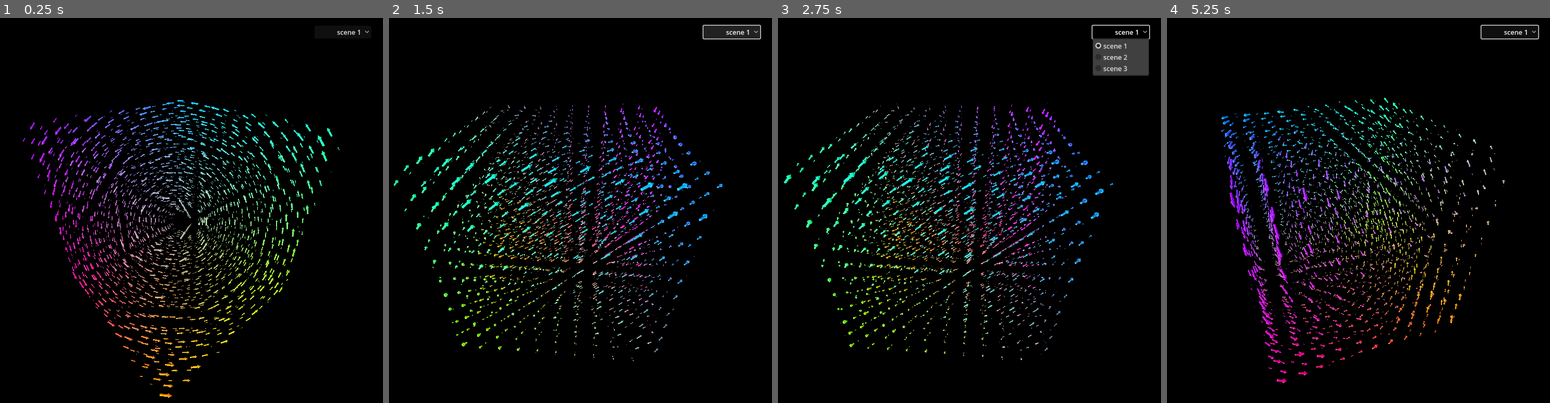
Above: before the commit, frames 1-4 (left to right).
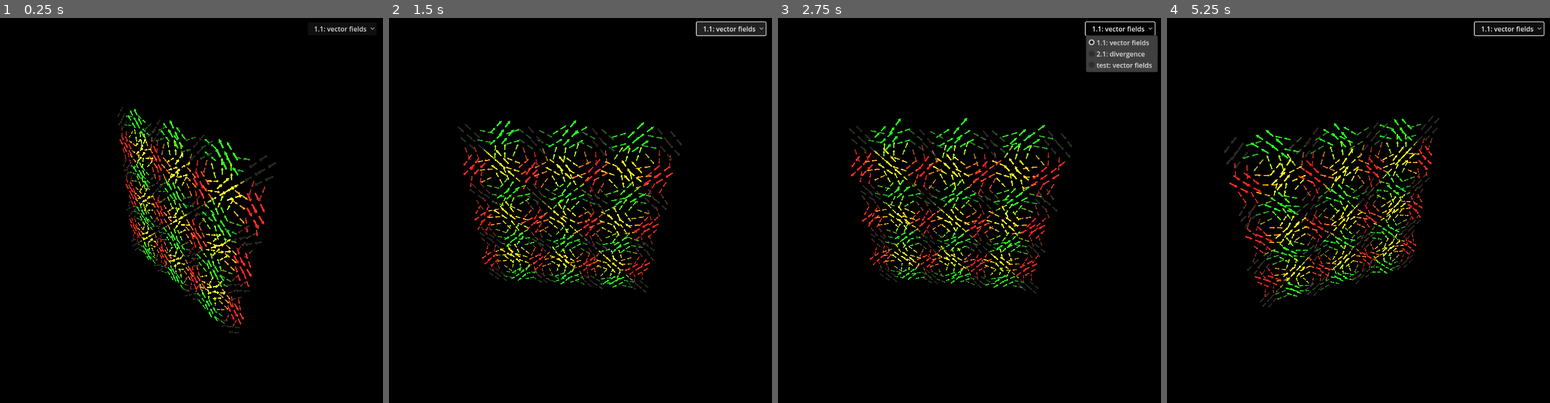
Above: after the commit, the same moments.

Repository: slotling/electromagnetism
Game: Godot game, scene res://3d_world.tscn
The game is run twice, just before and just after one commit, with the same random seed, the same clock (stepped at 60 frames per second) and the same inputs.
Inputs (mouse positions are in pixels of both pictures, inside the frame that each line leads up to):
- Up to frame 1 (0.25 s): no input
- Up to frame 2 (1.5 s): click "scene 1" (after the commit: "1.1: vector fields") at 0.5 s; click "scene 1" (after the commit: "1.1: vector fields") at 1.25 s
- Up to frame 3 (2.75 s): click "scene 1" (after the commit: "1.1: vector fields") at 2 s
- Up to frame 4 (5.25 s): move the mouse to (1435, 198) at 2.77 s; press the mouse at (1435, 198) at 2.78 s; move the mouse to (1258, 241) at 3.52 s; release the mouse at (1258, 241) at 3.53 s; click (1258, 241) at 3.6 s; move the mouse to (1385, 129) at 4.27 s; press the mouse at (1385, 129) at 4.28 s; move the mouse to (1320, 302) at 5.02 s; release the mouse at (1320, 302) at 5.03 s; click (1320, 302) at 5.1 s

The runs differ from the first frame. In frame 1, 7.7% of the frame differs, in the area x 5-98%, y 2-99%; in frame 2, 7.7%; in frame 3, 8.3%, in the area x 1-100%, y 0-89%; in frame 4, 7.9%.
Error before the commit: Invalid type in function 'init' in base 'CanvasLayer (scene_switcher.gd)'. The dictionary of argument 1 (Dictionary) does not have the same element type as the…

Commit message:
Add WorldConfig and vector field worlds
Introduce a WorldConfig resource and new electromagnetism world scenes for vector fields and divergence. Refactor display_vector to support scalar/divergence rendering, update materials/animations and node layout. Update 3d_world and its scene to point to the new world paths and add a test entry. Adjust Global.gd to fetch the scene root child correctly. Revamp scene_switcher to instantiate and cache scenes (toggle visibility of previously loaded worlds) and tweak UI offsets. Includes new UID files and updated scene resources.

Diff:
--- a/3d_world.gd
+++ b/3d_world.gd
@@ -3,10 +3,12 @@
 
 # Called when the node enters the scene tree for the first time.
 func _ready() -> void:
-	$SceneSwitcher.init({
-		"1.1: vector fields": load("res://Worlds/2_electromagnetism/2_1_differential_vector_calculus/2_1_differential_vector_calculus.tscn"),
-		"2.1: divergence": load("res://Worlds/2_electromagnetism/2_1_differential_vector_calculus/2_1_divergence.tscn")
-	})
+	var scenes:Dictionary[String, Resource] = {
+		"1.1: vector fields": load("res://Worlds/electromagnetism/1_vector_fields/1_1_fields.tscn"),
+		"2.1: divergence": load("res://Worlds/electromagnetism/2_derivatives/2_1_divergence.tscn"),
+		"test: vector fields": load("res://Worlds/electromagnetism/1_vector_fields/1_1_fields.tscn")
+	}
+	$SceneSwitcher.init(scenes)
 
 
 # Called every frame. 'delta' is the elapsed time since the previous frame.
--- a/3d_world.tscn
+++ b/3d_world.tscn
@@ -1,6 +1,6 @@
 [gd_scene load_steps=9 format=3 uid="uid://cre3xje2sbo5h"]
 
-[ext_resource type="PackedScene" uid="uid://4tag6ti1sfhp" path="res://Worlds/2_electromagnetism/2_1_differential_vector_calculus/2_1_differential_vector_calculus.tscn" id="1_4uv8h"]
+[ext_resource type="PackedScene" uid="uid://4tag6ti1sfhp" path="res://Worlds/electromagnetism/1_vector_fields/1_1_fields.tscn" id="1_4uv8h"]
 [ext_resource type="Script" uid="uid://c3p2c07rqxu0e" path="res://3d_world.gd" id="1_jbcjw"]
 [ext_resource type="PackedScene" uid="uid://bt4lc2lt5wuf" path="res://Shared/Scenes/canvas_layer.tscn" id="2_qhi0i"]
 [ext_resource type="PackedScene" uid="uid://db6l0b7ieh54k" path="res://Shared/Scenes/scene_switcher.tscn" id="2_uxfqk"]
@@ -29,7 +29,7 @@
 
 [node name="Scene" type="Node3D" parent="."]
 
-[node name="2_1_differential_vector_calculus" parent="Scene" instance=ExtResource("1_4uv8h")]
+[node name="1_1_fields" parent="Scene" instance=ExtResource("1_4uv8h")]
 
 [node name="DirectionalLight3D" type="DirectionalLight3D" parent="."]
 transform = Transform3D(-0.8660254, -0.43301278, 0.25, 0, 0.49999997, 0.86602545, -0.50000006, 0.75, -0.43301266, 0, 0, 0)
@@ -53,4 +53,7 @@
 script = ExtResource("3_qhi0i")
 
 [node name="DirectionalLight3D" type="DirectionalLight3D" parent="CameraPivot"]
+transform = Transform3D(0.70710677, -0.45451945, 0.5416752, 0, 0.76604444, 0.6427876, -0.70710677, -0.45451945, 0.5416752, 90, 90, 90)
 light_energy = 1.5
+
+[editable path="SceneSwitcher"]
--- a/Shared/Global/Global.gd
+++ b/Shared/Global/Global.gd
@@ -10,7 +10,8 @@
 }
 
 @onready var ROOT_WORLD = get_tree().root.get_node("World")
-@onready var WORLD = ROOT_WORLD.get_child(0).get_child(0)
+@onready var ROOT_SCENE = ROOT_WORLD.get_node("Scene")
+@onready var WORLD = ROOT_SCENE.get_child(0)
 
 # Called when the node enters the scene tree for the first time.
 func _ready() -> void:
@@ -20,3 +21,6 @@
 # Called every frame. 'delta' is the elapsed time since the previous frame.
 func _process(_delta: float) -> void:
 	pass
+#
+#func refresh_world():
+	#WORLD = ROOT_WORLD.get_child(0).get_child(0)
--- /dev/null
+++ b/Shared/Resources/WorldConfig.gd
@@ -0,0 +1,11 @@
+extends Resource
+class_name WorldConfig
+@export var step := 1
+@export var ends_f := Vector3(-5, -5, -5) # ends from
+@export var ends_t := Vector3(5, 5, 5) # ends to
+@export var posscale := 10.0 # spreading of positions
+@export var valscale := 10.0 # logical multiplier to input values (doesn't affect appearance)
+@export var baseSize := 2.0 # size of maximum vector
+@export var multSize := 1.0 # final size multiplier
+@export var minSize := 1.0 # lower bound of size
+@export_enum("vector", "scalar", "divergence", "curl") var type: int = 0
--- a/Shared/Scenes/display_vector.gd
+++ b/Shared/Scenes/display_vector.gd
@@ -11,24 +11,40 @@
 	$AnimationPlayer.play("loop")
 	$AnimationPlayer.seek(randf_range(0, 1))
 
-	var material = $Node3D/MeshInstance3D.get_active_material(0)
-	if material is StandardMaterial3D:
-		var transpoint = (point - G.WORLD.calculated_settings["min"]) / (G.WORLD.calculated_settings["max"] - G.WORLD.calculated_settings["min"])
-		material.albedo_color = Color(transpoint.x, transpoint.y, transpoint.z, material.albedo_color.a)
-		#material.albedo_color = Color(randf_range(0, 1), randf_range(0, 1), randf_range(0, 1))
+	for i in [$Arrow/Arrow1/Head1, $Point/Point/MeshInstance3D]:
+		var material = i.get_active_material(0)
+		if material is StandardMaterial3D:
+			var transpoint = (point - G.WORLD.calculated_settings["min"]) / (G.WORLD.calculated_settings["max"] - G.WORLD.calculated_settings["min"])
+			#print(transpoint)
+			if not is_scalar:
+				material.albedo_color = Color(transpoint.x, transpoint.y, transpoint.z, material.albedo_color.a)
+			else:
+				material.albedo_color = Color(transpoint.x, transpoint.x, 1 - transpoint.x, material.albedo_color.a)
 
-var point:Vector3
+var point: Variant
 var origpos:Vector3
 
-func init(p: Vector3, realpos: Vector3):
+var is_scalar: bool
+
+# p: is always a 3d vector in code, but logically only x value used if scalar
+# type: 0 - vector, 1 - scalar, 2 - divergence, 3 - curl
+func init(p: Vector3, realpos: Vector3, type: int = 0):
+	#await get_tree().process_frame
 	point = p
-	#scale = Vector3.ONE * min(maxSize, baseSize * point.length())
-	scale = Vector3.ONE * max(G.WORLD.minSize if point.length() != 0 else 0, point.length() / G.WORLD.calculated_settings["magmax"] * G.WORLD.baseSize) * G.WORLD.multSize
-
+	is_scalar = type == 1 or type == 2
+	var magnitude = point.length()
+	scale = Vector3.ONE * max(G.WORLD.config.minSize if magnitude != 0 else 0, magnitude / G.WORLD.calculated_settings["magmax"] * G.WORLD.config.baseSize) * G.WORLD.config.multSize
+	$Point.visible = is_scalar
+	$Arrow.visible = not is_scalar
 	origpos = realpos
 
+	match type:
+		_:
+			pass
+
 # Called every frame. 'delta' is the elapsed time since the previous frame.
-func _process(delta: float) -> void:
+func _process(_delta: float) -> void:
+	#print(G.WORLD.maxSize, is_scalar)
 	if point == null:
 		return
 	#$Node3D.position.z += delta
--- a/Shared/Scenes/display_vector.tscn
+++ b/Shared/Scenes/display_vector.tscn
@@ -1,36 +1,13 @@
-[gd_scene load_steps=8 format=3 uid="uid://gosnea0i5ufl"]
+[gd_scene load_steps=10 format=3 uid="uid://gosnea0i5ufl"]
 
 [ext_resource type="Script" uid="uid://bp5w3ywu7ku5k" path="res://Shared/Scenes/display_vector.gd" id="1_eibn6"]
-
-[sub_resource type="StandardMaterial3D" id="StandardMaterial3D_eibn6"]
-resource_local_to_scene = true
-transparency = 1
-vertex_color_use_as_albedo = true
-stencil_flags = 2
-stencil_reference = 4
-stencil_color = Color(1, 1, 1, 1)
-stencil_outline_thickness = 0.306
-
-[sub_resource type="SphereMesh" id="SphereMesh_7fmub"]
-resource_local_to_scene = true
-material = SubResource("StandardMaterial3D_eibn6")
-radius = 1.0
-height = 2.0
-radial_segments = 100
-rings = 1
-is_hemisphere = true
-
-[sub_resource type="CylinderMesh" id="CylinderMesh_eibn6"]
-resource_local_to_scene = true
-material = SubResource("StandardMaterial3D_eibn6")
-height = 4.0
 
 [sub_resource type="Animation" id="Animation_vfu20"]
 length = 0.001
 tracks/0/type = "value"
 tracks/0/imported = false
 tracks/0/enabled = true
-tracks/0/path = NodePath("Node3D:position")
+tracks/0/path = NodePath("Arrow/Arrow1:position")
 tracks/0/interp = 1
 tracks/0/loop_wrap = true
 tracks/0/keys = {
@@ -42,7 +19,7 @@
 tracks/1/type = "value"
 tracks/1/imported = false
 tracks/1/enabled = true
-tracks/1/path = NodePath("Node3D2:position")
+tracks/1/path = NodePath("Arrow/Arrow2:position")
 tracks/1/interp = 1
 tracks/1/loop_wrap = true
 tracks/1/keys = {
@@ -54,7 +31,7 @@
 tracks/2/type = "value"
 tracks/2/imported = false
 tracks/2/enabled = true
-tracks/2/path = NodePath("Node3D:scale")
+tracks/2/path = NodePath("Arrow/Arrow1:scale")
 tracks/2/interp = 1
 tracks/2/loop_wrap = true
 tracks/2/keys = {
@@ -66,7 +43,7 @@
 tracks/3/type = "value"
 tracks/3/imported = false
 tracks/3/enabled = true
-tracks/3/path = NodePath("Node3D2:scale")
+tracks/3/path = NodePath("Arrow/Arrow2:scale")
 tracks/3/interp = 1
 tracks/3/loop_wrap = true
 tracks/3/keys = {
@@ -74,6 +51,66 @@
 "transitions": PackedFloat32Array(1),
 "update": 0,
 "values": [Vector3(0.5, 0.5, 0.5)]
+}
+tracks/4/type = "value"
+tracks/4/imported = false
+tracks/4/enabled = true
+tracks/4/path = NodePath("Point/Point/DivergenceCircle:scale")
+tracks/4/interp = 1
+tracks/4/loop_wrap = true
+tracks/4/keys = {
+"times": PackedFloat32Array(0),
+"transitions": PackedFloat32Array(1),
+"update": 0,
+"values": [Vector3(1, 1, 1)]
+}
+tracks/5/type = "value"
+tracks/5/imported = false
+tracks/5/enabled = true
+tracks/5/path = NodePath("Arrow/Arrow1/Head1:transparency")
+tracks/5/interp = 1
+tracks/5/loop_wrap = true
+tracks/5/keys = {
+"times": PackedFloat32Array(0),
+"transitions": PackedFloat32Array(1),
+"update": 0,
+"values": [0.0]
+}
+tracks/6/type = "value"
+tracks/6/imported = false
+tracks/6/enabled = true
+tracks/6/path = NodePath("Arrow/Arrow1/Tail1:transparency")
+tracks/6/interp = 1
+tracks/6/loop_wrap = true
+tracks/6/keys = {
+"times": PackedFloat32Array(0),
+"transitions": PackedFloat32Array(1),
+"update": 0,
+"values": [0.0]
+}
+tracks/7/type = "value"
+tracks/7/imported = false
+tracks/7/enabled = true
+tracks/7/path = NodePath("Arrow/Arrow2/Head2:transparency")
+tracks/7/interp = 1
+tracks/7/loop_wrap = true
+tracks/7/keys = {
+"times": PackedFloat32Array(0),
+"transitions": PackedFloat32Array(1),
+"update": 0,
+"values": [0.0]
+}
+tracks/8/type = "value"
+tracks/8/imported = false
+tracks/8/enabled = true
+tracks/8/path = NodePath("Arrow/Arrow2/Tail2:transparency")
+tracks/8/interp = 1
+tracks/8/loop_wrap = true
+tracks/8/keys = {
+"times": PackedFloat32Array(0),
+"transitions": PackedFloat32Array(1),
+"update": 0,
+"values": [0.0]
 }
 
 [sub_resource type="Animation" id="Animation_eibn6"]
@@ -83,7 +120,7 @@
 tracks/0/type = "value"
 tracks/0/imported = false
 tracks/0/enabled = true
-tracks/0/path = NodePath("Node3D:position")
+tracks/0/path = NodePath("Arrow/Arrow1:position")
 tracks/0/interp = 1
 tracks/0/loop_wrap = true
 tracks/0/keys = {
@@ -95,7 +132,7 @@
 tracks/1/type = "value"
 tracks/1/imported = false
 tracks/1/enabled = true
-tracks/1/path = NodePath("Node3D2:position")
+tracks/1/path = NodePath("Arrow/Arrow2:position")
 tracks/1/interp = 1
 tracks/1/loop_wrap = true
 tracks/1/keys = {
@@ -106,8 +143,8 @@
 }
 tracks/2/type = "value"
 tracks/2/imported = false
-tracks/2/enabled = true
-tracks/2/path = NodePath("Node3D:scale")
+tracks/2/enabled = false
+tracks/2/path = NodePath("Arrow/Arrow1:scale")
 tracks/2/interp = 1
 tracks/2/loop_wrap = true
 tracks/2/keys = {
@@ -118,8 +155,8 @@
 }
 tracks/3/type = "value"
 tracks/3/imported = false
-tracks/3/enabled = true
-tracks/3/path = NodePath("Node3D2:scale")
+tracks/3/enabled = false
+tracks/3/path = NodePath("Arrow/Arrow2:scale")
 tracks/3/interp = 1
 tracks/3/loop_wrap = true
 tracks/3/keys = {
@@ -128,6 +165,66 @@
 "update": 0,
 "values": [Vector3(0, 0, 0), Vector3(0.5, 0.5, 0.5)]
 }
+tracks/4/type = "value"
+tracks/4/imported = false
+tracks/4/enabled = true
+tracks/4/path = NodePath("Point/Point/DivergenceCircle:scale")
+tracks/4/interp = 1
+tracks/4/loop_wrap = true
+tracks/4/keys = {
+"times": PackedFloat32Array(0),
+"transitions": PackedFloat32Array(1),
+"update": 0,
+"values": [Vector3(1, 1, 1)]
+}
+tracks/5/type = "value"
+tracks/5/imported = false
+tracks/5/enabled = true
+tracks/5/path = NodePath("Arrow/Arrow1/Head1:transparency")
+tracks/5/interp = 1
+tracks/5/loop_wrap = true
+tracks/5/keys = {
+"times": PackedFloat32Array(0, 0.19999999, 1),
+"transitions": PackedFloat32Array(1, 1, 1),
+"update": 0,
+"values": [0.0, 0.0, 1.0]
+}
+tracks/6/type = "value"
+tracks/6/imported = false
+tracks/6/enabled = true
+tracks/6/path = NodePath("Arrow/Arrow1/Tail1:transparency")
+tracks/6/interp = 1
+tracks/6/loop_wrap = true
+tracks/6/keys = {
+"times": PackedFloat32Array(0, 0.19999999, 1),
+"transitions": PackedFloat32Array(1, 1, 1),
+"update": 0,
+"values": [0.0, 0.0, 1.0]
+}
+tracks/7/type = "value"
+tracks/7/imported = false
+tracks/7/enabled = true
+tracks/7/path = NodePath("Arrow/Arrow2/Head2:transparency")
+tracks/7/interp = 1
+tracks/7/loop_wrap = true
+tracks/7/keys = {
+"times": PackedFloat32Array(0, 0.19999999, 1),
+"transitions": PackedFloat32Array(1, 1, 1),
+"update": 0,
+"values": [1.0, 1.0, 0.0]
+}
+tracks/8/type = "value"
+tracks/8/imported = false
+tracks/8/enabled = true
+tracks/8/path = NodePath("Arrow/Arrow2/Tail2:transparency")
+tracks/8/interp = 1
+tracks/8/loop_wrap = true
+tracks/8/keys = {
+"times": PackedFloat32Array(0, 0.19999999, 1),
+"transitions": PackedFloat32Array(1, 1, 1),
+"update": 0,
+"values": [1.0, 1.0, 0.0]
+}
 
 [sub_resource type="AnimationLibrary" id="AnimationLibrary_0he26"]
 _data = {
@@ -135,34 +232,83 @@
 &"loop": SubResource("Animation_eibn6")
 }
 
-[node name="DisplayVector" type="MeshInstance3D"]
+[sub_resource type="StandardMaterial3D" id="StandardMaterial3D_eibn6"]
+resource_local_to_scene = true
+transparency = 1
+vertex_color_use_as_albedo = true
+stencil_flags = 2
+stencil_reference = 4
+stencil_color = Color(1, 1, 1, 1)
+stencil_outline_thickness = 0.306
+
+[sub_resource type="SphereMesh" id="SphereMesh_7fmub"]
+resource_local_to_scene = true
+material = SubResource("StandardMaterial3D_eibn6")
+radius = 1.0
+height = 2.0
+radial_segments = 100
+rings = 1
+is_hemisphere = true
+
+[sub_resource type="CylinderMesh" id="CylinderMesh_eibn6"]
+resource_local_to_scene = true
+material = SubResource("StandardMaterial3D_eibn6")
+height = 4.0
+
+[sub_resource type="StandardMaterial3D" id="StandardMaterial3D_vfu20"]
+resource_local_to_scene = true
+transparency = 1
+albedo_color = Color(1, 1, 1, 0.39215687)
+
+[sub_resource type="SphereMesh" id="SphereMesh_eibn6"]
+resource_local_to_scene = true
+material = SubResource("StandardMaterial3D_vfu20")
+
+[node name="DisplayVector" type="Node3D"]
 script = ExtResource("1_eibn6")
-
-[node name="Node3D" type="MeshInstance3D" parent="."]
-transform = Transform3D(0.5, 0, 0, 0, -2.1855694e-08, -0.5, 0, 0.5, -2.1855694e-08, 0, 0, 0)
-
-[node name="MeshInstance3D" type="MeshInstance3D" parent="Node3D"]
-transform = Transform3D(1, 0, 0, 0, 1, 0, 0, 0, 1, 0, 2, 0)
-mesh = SubResource("SphereMesh_7fmub")
-skeleton = NodePath("../..")
-
-[node name="MeshInstance3D2" type="MeshInstance3D" parent="Node3D"]
-mesh = SubResource("CylinderMesh_eibn6")
-skeleton = NodePath("../..")
-
-[node name="Node3D2" type="MeshInstance3D" parent="."]
-transform = Transform3D(0.5, 0, 0, 0, -2.1855694e-08, -0.5, 0, 0.5, -2.1855694e-08, 0, 0, -4)
-
-[node name="MeshInstance3D" type="MeshInstance3D" parent="Node3D2"]
-transform = Transform3D(1, 0, 0, 0, 1, 0, 0, 0, 1, 0, 2, 0)
-mesh = SubResource("SphereMesh_7fmub")
-skeleton = NodePath("../..")
-
-[node name="MeshInstance3D2" type="MeshInstance3D" parent="Node3D2"]
-mesh = SubResource("CylinderMesh_eibn6")
-skeleton = NodePath("../..")
 
 [node name="AnimationPlayer" type="AnimationPlayer" parent="."]
 libraries = {
 &"": SubResource("AnimationLibrary_0he26")
 }
+
+[node name="Arrow" type="Node3D" parent="."]
+transform = Transform3D(1, 0, 0, 0, 1, 0, 0, 0, 1, 0, 0, 1)
+
+[node name="Arrow1" type="MeshInstance3D" parent="Arrow"]
+transform = Transform3D(0.5, 0, 0, 0, -2.1855694e-08, -0.5, 0, 0.5, -2.1855694e-08, 0, 0, 0)
+skeleton = NodePath("../..")
+
+[node name="Head1" type="MeshInstance3D" parent="Arrow/Arrow1"]
+transform = Transform3D(1, 0, 0, 0, 1, 0, 0, 0, 1, 0, 2, 0)
+mesh = SubResource("SphereMesh_7fmub")
+skeleton = NodePath("../../..")
+
+[node name="Tail1" type="MeshInstance3D" parent="Arrow/Arrow1"]
+mesh = SubResource("CylinderMesh_eibn6")
+skeleton = NodePath("../../..")
+
+[node name="Arrow2" type="MeshInstance3D" parent="Arrow"]
+transform = Transform3D(0.5, 0, 0, 0, -2.1855694e-08, -0.5, 0, 0.5, -2.1855694e-08, 0, 0, -4)
+skeleton = NodePath("../..")
+
+[node name="Head2" type="MeshInstance3D" parent="Arrow/Arrow2"]
+transform = Transform3D(1, 0, 0, 0, 1, 0, 0, 0, 1, 0, 2, 0)
+mesh = SubResource("SphereMesh_7fmub")
+skeleton = NodePath("../../..")
+
+[node name="Tail2" type="MeshInstance3D" parent="Arrow/Arrow2"]
+mesh = SubResource("CylinderMesh_eibn6")
+skeleton = NodePath("../../..")
+
+[node name="Point" type="Node3D" parent="."]
+
+[node name="Point" type="MeshInstance3D" parent="Point"]
+
+[node name="MeshInstance3D" type="MeshInstance3D" parent="Point/Point"]
+mesh = SubResource("SphereMesh_eibn6")
+skeleton = NodePath("../..")
+
+[node name="DivergenceCircle" type="MeshInstance3D" parent="Point/Point"]
+mesh = SubResource("SphereMesh_eibn6")
+skeleton = NodePath("../..")
--- a/Shared/Scenes/scene_switcher.gd
+++ b/Shared/Scenes/scene_switcher.gd
@@ -1,8 +1,9 @@
 extends CanvasLayer
 
 var scenes = []
+var scenes_loaded = []
 
-func init(options: Dictionary[String, Resource]) -> void: # name, nodepath
+func init(options: Dictionary) -> void: # name, nodepath
 	$OptionButton.clear()
 	for i in options.keys():
 		$OptionButton.add_item(i)
@@ -10,14 +11,25 @@
 
 # Called when the node enters the scene tree for the first time.
 func _ready() -> void:
-	pass # Replace with function body.
-
+	scenes_loaded.append($OptionButton.selected)
 
 # Called every frame. 'delta' is the elapsed time since the previous frame.
 func _process(delta: float) -> void:
 	pass
 
+func _on_option_button_item_selected(index: int) -> void:
+	#G.ROOT_WORLD.get_node("Scene").get_child(0).queue_free()
+	for i in G.ROOT_SCENE.get_children():
+		i.visible = false
 
-func _on_option_button_item_selected(index: int) -> void:
-	G.ROOT_WORLD.get_node("Scene").get_child(0).queue_free()
-	G.ROOT_WORLD.get_node("Scene").add_child(scenes[index].instantiate())
+	var loaded_find = scenes_loaded.find(index)
+	#print(loaded_find)
+	if loaded_find == -1:
+		var NEW_WORLD = scenes[index].instantiate()
+		G.ROOT_SCENE.add_child(NEW_WORLD)
+		scenes_loaded.append(index)
+		G.WORLD = NEW_WORLD
+	else:
+		G.ROOT_SCENE.get_children()[loaded_find].visible = true
+
+	#G.refresh_world()
--- a/Shared/Scenes/scene_switcher.tscn
+++ b/Shared/Scenes/scene_switcher.tscn
@@ -9,10 +9,10 @@
 anchors_preset = 2
 anchor_top = 1.0
 anchor_bottom = 1.0
-offset_left = 832.0
-offset_top = -968.0
-offset_right = 968.0
-offset_bottom = -937.0
+offset_left = 816.0
+offset_top = -976.0
+offset_right = 952.0
+offset_bottom = -945.0
 grow_vertical = 0
 alignment = 2
 selected = 0
--- /dev/null
+++ b/Worlds/electromagnetism/1_vector_fields/1_1_fields.gd
@@ -0,0 +1,57 @@
+extends Node3D
+
+@export var config: WorldConfig = WorldConfig.new()
+
+@onready var calculated_settings = {
+	"max": Vector3.ZERO,
+	"magmax": 0,
+	"min": Vector3.ZERO,
+}
+
+var drawing_list = []
+
+func F(x, y, z) -> Vector3:
+	return Vector3(cos(y), cos(x), 0)
+	# Vector3(sin(x), sin(y), sin(z))
+	# Vector3(x, y, z)
+	# Vector3(cos(y), cos(x), 0)
+	# Vector3(-y+z, -z+x, -x+y)
+	# Vector3((-y+z)**3, (-z+x)**3, (-x+y)**3)
+
+# Called when the node enters the scene tree for the first time.
+func _ready() -> void:
+	#await get_tree().process_frame # wait 1 frame to ensure all of the export variables of this world is read, not the previous one
+
+	for ix in range(config.ends_f.x, config.ends_t.x+1, config.step):
+		for iy in range(config.ends_f.y, config.ends_t.y+1, config.step):
+			for iz in range(config.ends_f.z, config.ends_t.z+1, config.step):
+				#if ix**2+iy**2+iz**2 > 30:
+					#continue
+
+				var x = config.valscale * ix
+				var y = config.valscale * iy
+				var z = config.valscale * iz
+				var value := F(x, y, z)
+				var pos := Vector3(ix*config.posscale, iy*config.posscale, iz*config.posscale)
+
+				drawing_list.append([value, pos])
+
+				calculated_settings["max"] = calculated_settings["max"].max(value)
+				calculated_settings["magmax"] = max(calculated_settings["magmax"], value.length())
+				calculated_settings["min"] = calculated_settings["min"].min(value)
+
+	draw_vectors()
+
+# Increment the value from the thread, too.
+func draw_vectors():
+	await get_tree().process_frame
+	for i in drawing_list:
+		var vec: DisVec = G.PL["vec"].instantiate()
+		vec.init(i[0], i[1], config.type)
+		add_child(vec)
+
+var frame = 0
+
+# Called every frame. 'delta' is the elapsed time since the previous frame.
+func _process(delta: float) -> void:
+	frame+=1
--- /dev/null
+++ b/Worlds/electromagnetism/1_vector_fields/1_1_fields.tscn
@@ -0,0 +1,17 @@
+[gd_scene load_steps=4 format=3 uid="uid://4tag6ti1sfhp"]
+
+[ext_resource type="Script" uid="uid://baxxj1qjw6rx1" path="res://Worlds/electromagnetism/1_vector_fields/1_1_fields.gd" id="1_l7lvn"]
+[ext_resource type="Script" uid="uid://b38abs6n85w0l" path="res://Shared/Resources/WorldConfig.gd" id="2_nndrr"]
+
+[sub_resource type="Resource" id="Resource_nndrr"]
+script = ExtResource("2_nndrr")
+ends_f = Vector3(-10, -10, 0)
+ends_t = Vector3(10, 10, 0)
+posscale = 5.0
+valscale = 1.0
+baseSize = 1.5
+metadata/_custom_type_script = "uid://b38abs6n85w0l"
+
+[node name="1_1_fields" type="Node3D"]
+script = ExtResource("1_l7lvn")
+config = SubResource("Resource_nndrr")
--- /dev/null
+++ b/Worlds/electromagnetism/2_derivatives/2_1_divergence.gd
@@ -0,0 +1,4 @@
+extends "res://Worlds/electromagnetism/1_vector_fields/1_1_fields.gd"
+
+func F(x, y, z) -> Vector3:
+	return Vector3(0, 0, 0)
--- /dev/null
+++ b/Worlds/electromagnetism/2_derivatives/2_1_divergence.tscn
@@ -0,0 +1,16 @@
+[gd_scene load_steps=5 format=3 uid="uid://x23sivql52c2"]
+
+[ext_resource type="PackedScene" uid="uid://4tag6ti1sfhp" path="res://Worlds/electromagnetism/1_vector_fields/1_1_fields.tscn" id="1_3qx6d"]
+[ext_resource type="Script" uid="uid://bwcq00n0jvuwh" path="res://Worlds/electromagnetism/2_derivatives/2_1_divergence.gd" id="2_gei6p"]
+[ext_resource type="Script" uid="uid://b38abs6n85w0l" path="res://Shared/Resources/WorldConfig.gd" id="3_5og7e"]
+
+[sub_resource type="Resource" id="Resource_5og7e"]
+script = ExtResource("3_5og7e")
+valscale = 2.0
+baseSize = 5
+type = 2
+metadata/_custom_type_script = "uid://b38abs6n85w0l"
+
+[node name="2_1_div" instance=ExtResource("1_3qx6d")]
+script = ExtResource("2_gei6p")
+config = SubResource("Resource_5og7e")
Not shown, added: Shared/Resources/WorldConfig.gd.uid
Not shown, added: Worlds/electromagnetism/1_vector_fields/1_1_fields.gd.uid
Not shown, added: Worlds/electromagnetism/2_derivatives/2_1_divergence.gd.uid
